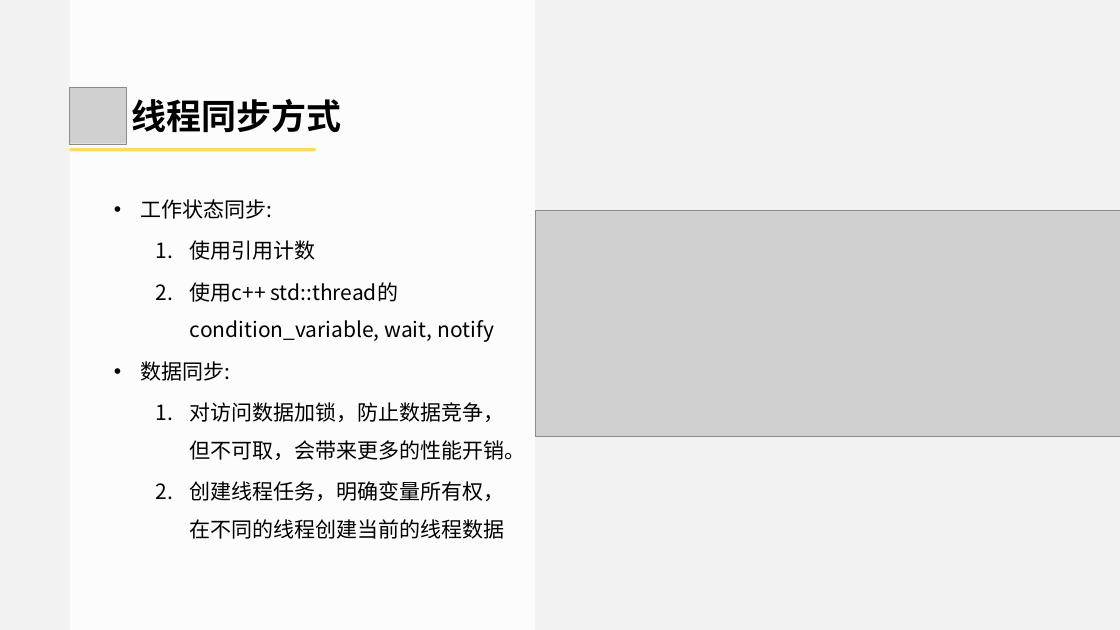
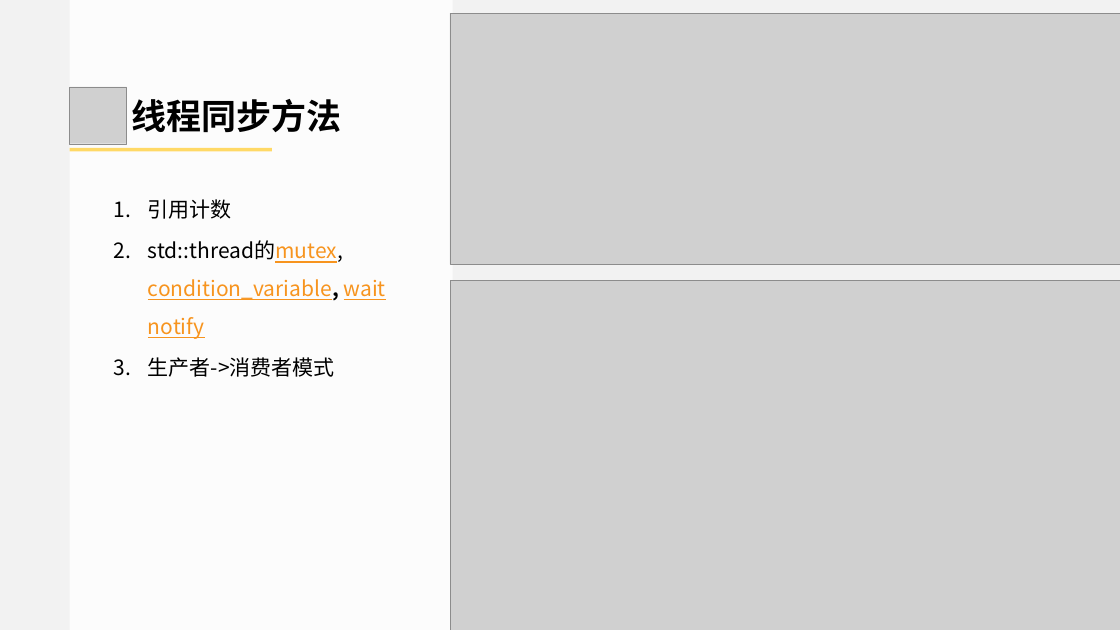
Before and after one commit to doomlover/KSGameEngineTutorials, a slide deck: slide 23 of PPTs/04.引擎基础概念与底层实用系统.pptx (slide 20 before the commit). Drawn at 1120x630 pixels with LibreOffice and Linux fonts; fonts in the diff are those of the drawing; grey boxes stand for pictures. Boxes give left, top, right and bottom in pixels: in the first picture for what was removed or moved away, otherwise in the second. Text is boxed around its words. In the diff, an @@ line names an element or a change of style, - is before the commit and + after.

Commit message:
update 04.ppt

```diff
--- a/PPTs/04.引擎基础概念与底层实用系统.pptx
+++ b/PPTs/04.引擎基础概念与底层实用系统.pptx
@@ rectangle resized from (x1=70, y1=0, x2=535, y2=630) to (x1=70, y1=0, x2=453, y2=630) @@
@@ picture added at (x1=450, y1=13, x2=1120, y2=265) @@
@@ text at (x1=131, y1=99, x2=341, y2=132): text changed @@
-线程同步方式
+线程同步方法
@@ rectangle resized from (x1=70, y1=148, x2=316, y2=151) to (x1=70, y1=148, x2=272, y2=151) @@
@@ text at (x1=148, y1=199, x2=386, y2=377): text changed; text colour #000000 to #F7941E @@
-• 工作状态同步:
-  1. 使用引用计数
-  2. 使用c++ std::thread的 condition_variable, wait, notify
-• 数据同步:
-  1. 对访问数据加锁，防止数据竞争，但不可取，会带来更多的性能开销。
-  2. 创建线程任务，明确变量所有权，在不同的线程创建当前的线程数据
+1. 引用计数
+2. std::thread的mutex, condition_variable, wait notify
+3. 生产者->消费者模式
@@ picture removed at (x1=535, y1=210, x2=1120, y2=436) @@
@@ picture added at (x1=451, y1=281, x2=1120, y2=630) @@
```
Also in this commit, not shown: 5 other slides changed, 3 slides added.
